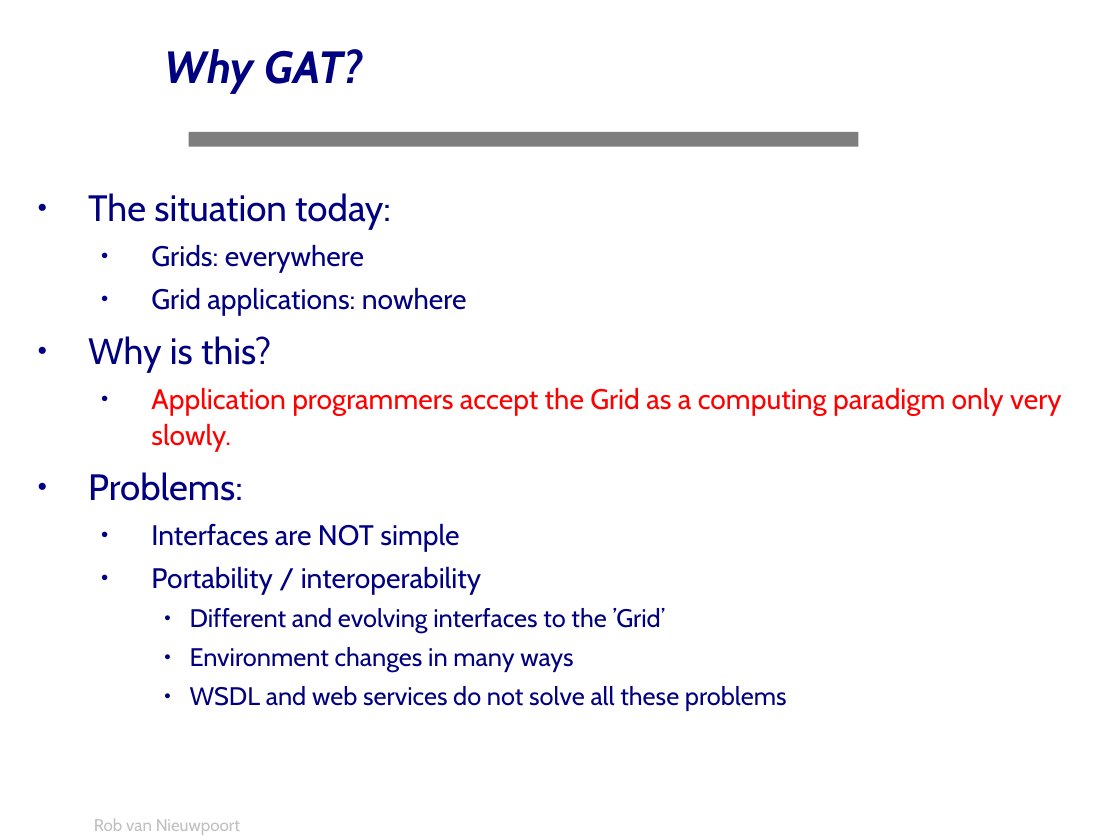
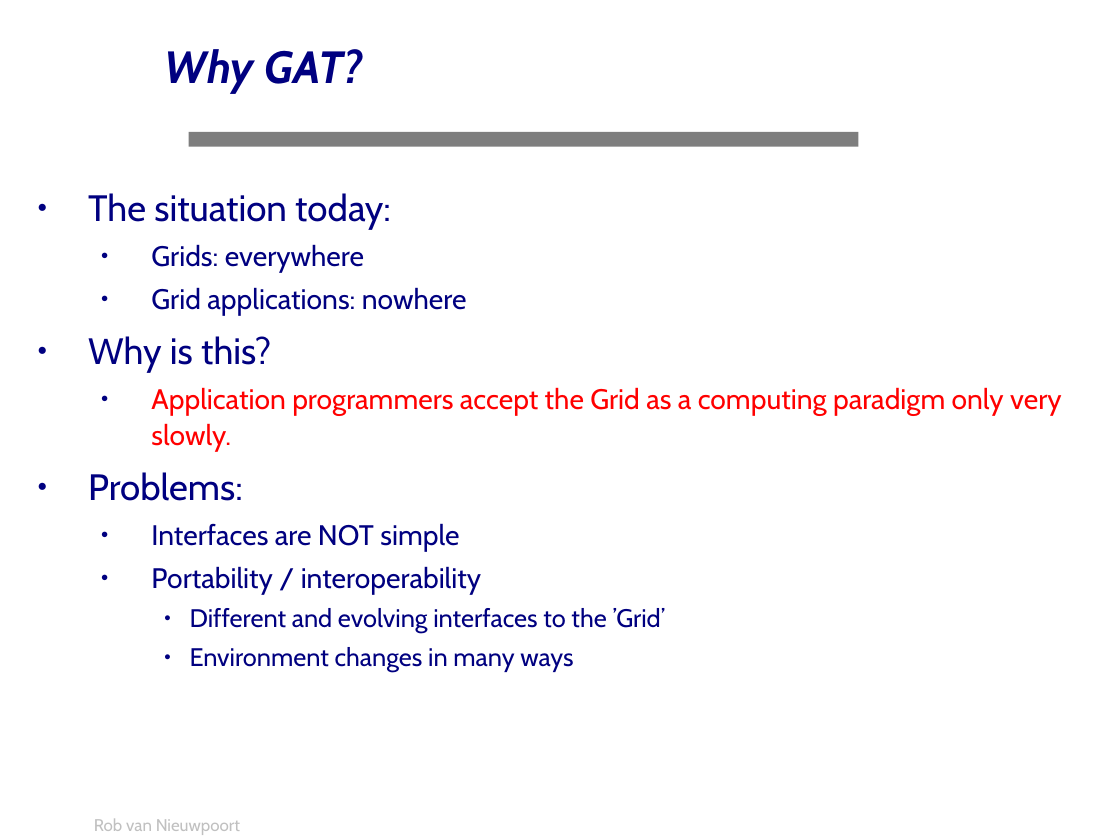
Before and after one commit to JungleComputing/www, a slide deck: slide 20 of tutorial/20080519-CCGrid08-Part-2-JavaGAT.odp. Drawn at 1120x840 pixels with LibreOffice and Linux fonts; fonts in the diff are those of the drawing; background and template pictures are left out. Boxes give left, top, right and bottom in pixels: in the first picture for what was removed or moved away, otherwise in the second. Text is boxed around its words. In the diff, an @@ line names an element or a change of style, - is before the commit and + after.

```diff
--- a/tutorial/20080519-CCGrid08-Part-2-JavaGAT.odp
+++ b/tutorial/20080519-CCGrid08-Part-2-JavaGAT.odp
@@ text at (x1=190, y1=686, x2=787, y2=711): paragraph removed @@
-    ● WSDL and web services do not solve all these problems
```
Also in this commit, not shown: 3 other slides changed, 1 slide added, 1 slide removed, 10 other files.
